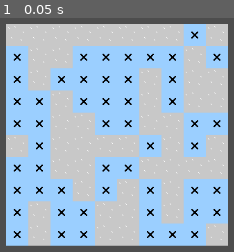
Above: before the commit, frame 1.
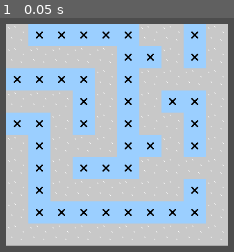
Above: after the commit, the same moment.

Repository: johannagroven/dontratmeout
Game: Godot game, scene res://node_2d.tscn
The game is run twice, just before and just after one commit, with the same random seed, the same clock (stepped at 60 frames per second) and the same inputs.
Inputs:
- Up to frame 1 (0.05 s): no input

The runs differ from the first frame. In frame 1, 37% of the frame differs, in the area x 2-98%, y 2-98%.

Commit message:
demonstrate loading level from json

Diff:
--- a/Maze.gd
+++ b/Maze.gd
@@ -9,29 +9,49 @@
 	PLAYER = 99
 }
 const tileSize = Vector2i(32,32)
-const height = 10
-const width = 10
+
 
 # Also const, but because they're dynamically loaded they cannot be const
 var tileText = load("res://assets/mazetile.png")
 var wallText = load("res://assets/walls/wall0.png")
 
+var height = 10
+var width = 10
 var rng = RandomNumberGenerator.new()
 var board = []
 var sprites = []
-
+var startLoc = Vector2i(-1,-1)
+var goalLoc = Vector2i(-1,-1)
 
 func _ready():
-	initBoard()
+	#randomBoard()
+	boardFromFile("res://assets/boards/test.json")
 	addSprites()
 
-func initBoard():
+func randomBoard():
+	startLoc = Vector2i(width - 1, height - 1)
+	goalLoc = Vector2i(0,0)
 	for y in range(0,height):
 		for x in range(0,height):
 			if (rng.randi_range(0,1) == 0):
 				board.append(Tile.FLOOR)
 			else:
 				board.append(Tile.WALL)
+
+func boardFromFile(path):
+	var file = FileAccess.open(path, FileAccess.READ)
+	var json = JSON.new()
+	var asString = file.get_as_text
+	asString = file.get_as_text()
+	file.close()
+	var dict = json.parse_string(asString)
+	width = int(dict["width"])
+	height = int(dict["height"])
+	board = []
+	for row in dict["board"]:
+		for cell in row:
+			board.append(int(cell))
+
 
 func getIndex(x, y):
 	return y * width + x
@@ -46,6 +66,12 @@
 		var location = getLoc(i) * tileSize
 		var sprite
 		match board[i]:
+			Tile.START:
+				sprite = Sprite2D.new()
+				sprite.texture = tileText
+			Tile.GOAL:
+				sprite = Sprite2D.new()
+				sprite.texture = tileText
 			Tile.WALL:
 				sprite = Sprite2D.new()
 				sprite.texture = wallText
